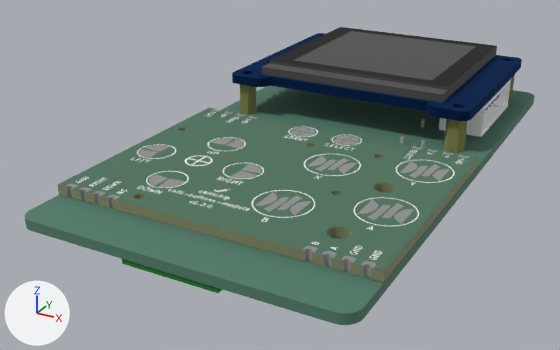
The glTF model vgc-zero.glb: old version first, new version second.
One viewpoint serves both versions: a 50 mm camera at (0.1475, -0.2129, 0.0491) aimed at (0.09, -0.1083, -0.0032). The lights are fixed; the arrows at lower left show +X, +Y and +Z. The first picture is the older version. Where no turn or scale is listed for an object, it has been applied to the vertices.

In view in the first picture: '1_5INCH-RGB-OLED', '1_5INCH_OLED_RGB_PCBA', '=>0:1:1:10', '=>0:1:1:5', '=>0:1:1:7', '=>0:1:1:8', '=>0:1:1:9', '=>[0:1:1:17]', '=>[0:1:1:34]', 'M2XH6_COPPER-POST', 'M2XH6_COPPER-POST.002' and 2 more.
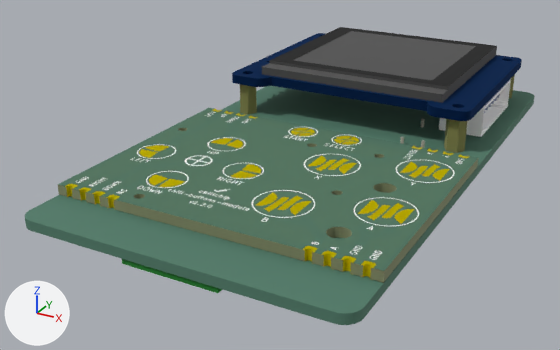
The change, as JSON lines over the scene's bpy script:
```json
{"op": "set", "path": "mat_mat_1.metallic", "old": "1.0", "new": "0.0"}
{"op": "set", "path": "mat_mat_1.base_color", "old": "(0.5, 0.5, 0.5)", "new": "(1.0, 1.0, 1.0)", "note": "grey #bcbcbc -> white #ffffff"}
{"op": "set", "path": "mat_mat_2.base_color", "old": "(1.0, 1.0, 1.0)", "new": "(0.08, 0.2, 0.14)", "note": "white #ffffff -> dark green #507c69"}
{"op": "set", "path": "mat_mat_3.base_color", "old": "(0.08, 0.2, 0.14)", "new": "(0.42, 0.45, 0.29)", "note": "dark green #507c69 -> greyish green #adb393"}
{"op": "set", "path": "mat_mat_3.alpha", "old": "0.83", "new": "1.0"}
{"op": "set", "path": "mat_mat_3.metallic", "old": "0.0", "new": "1.0"}
{"op": "set", "path": "mat_mat_37.metallic", "old": "1.0", "new": "0.0"}
{"op": "set", "path": "mat_mat_37.base_color", "old": "(0.68, 0.68, 0.68)", "new": "(0.08, 0.2, 0.14)", "note": "light grey #d7d7d7 -> dark green #507c69"}
{"block": "me_chili_buttons_module_hardware_pad", "where": "me_chili_buttons_module_hardware_pad.from_pydata(...)  # 5372 vertices, 11288 faces; spans x 0.0013..0.0487, y 0.0..0.039, z 0.0..0.0016"}
{"op": "remove", "block": "me_chili_buttons_module_hardware_pad", "code": "me_chili_buttons_module_hardware_pad.materials.append(mat_mat_1)  # grey #bcbcbc"}
{"op": "add", "block": "me_chili_buttons_module_hardware_pad", "code": "me_chili_buttons_module_hardware_pad.materials.append(mat_mat_0)  # yellow #dacd00"}
{"block": "me_chili_buttons_module_hardware_silkscreen", "where": "me_chili_buttons_module_hardware_silkscreen.from_pydata(...)  # 5970 vertices, 5800 faces; spans x 0.0016..0.0488, y 0.0017..0.0385, z 0.0016"}
{"op": "remove", "block": "me_chili_buttons_module_hardware_silkscreen", "code": "me_chili_buttons_module_hardware_silkscreen.materials.append(mat_mat_2)  # white #ffffff"}
{"op": "add", "block": "me_chili_buttons_module_hardware_silkscreen", "code": "me_chili_buttons_module_hardware_silkscreen.materials.append(mat_mat_1)  # white #ffffff"}
{"block": "me_chili_buttons_module_hardware_soldermask", "where": "me_chili_buttons_module_hardware_soldermask.from_pydata(...)  # 1114 vertices, 1186 faces; spans x 0.0..0.05, y 0.0..0.039, z 0.0016"}
{"op": "remove", "block": "me_chili_buttons_module_hardware_soldermask", "code": "me_chili_buttons_module_hardware_soldermask.materials.append(mat_mat_3)  # dark green #507c69"}
{"op": "add", "block": "me_chili_buttons_module_hardware_soldermask", "code": "me_chili_buttons_module_hardware_soldermask.materials.append(mat_mat_2)  # dark green #507c69"}
{"block": "me_chili_buttons_module_hardware_pcb", "where": "me_chili_buttons_module_hardware_pcb.from_pydata(...)  # 760 vertices, 1544 faces; spans x 0.0..0.05, y 0.0..0.039, z 0.0..0.0015"}
{"op": "remove", "block": "me_chili_buttons_module_hardware_pcb", "code": "me_chili_buttons_module_hardware_pcb.materials.append(mat_mat_4)  # greyish green #adb393"}
{"op": "add", "block": "me_chili_buttons_module_hardware_pcb", "code": "me_chili_buttons_module_hardware_pcb.materials.append(mat_mat_3)  # greyish green #adb393"}
{"block": "me_vgc_zero_pcb", "where": "me_vgc_zero_pcb.from_pydata(...)  # 976 vertices, 2024 faces; spans x 0.0707..0.1207, y -0.1474..-0.0574, z 0.0..0.0015"}
{"op": "remove", "block": "me_vgc_zero_pcb", "code": "me_vgc_zero_pcb.materials.append(mat_mat_38)  # dark green #507c69"}
{"op": "add", "block": "me_vgc_zero_pcb", "code": "me_vgc_zero_pcb.materials.append(mat_mat_37)  # dark green #507c69"}
```

Pixel boxes [x1, y1, x2, y2] of what changed, in the pictures (560 x 350 px):
```json
{"object": "=>0:1:1:8", "change": "recoloured, surface changed", "before": [62, 108, 472, 269], "after": [62, 108, 472, 269]}
{"object": "=>0:1:1:5", "change": "recoloured, surface changed", "before": [65, 109, 470, 280], "after": [65, 109, 470, 280]}
```
